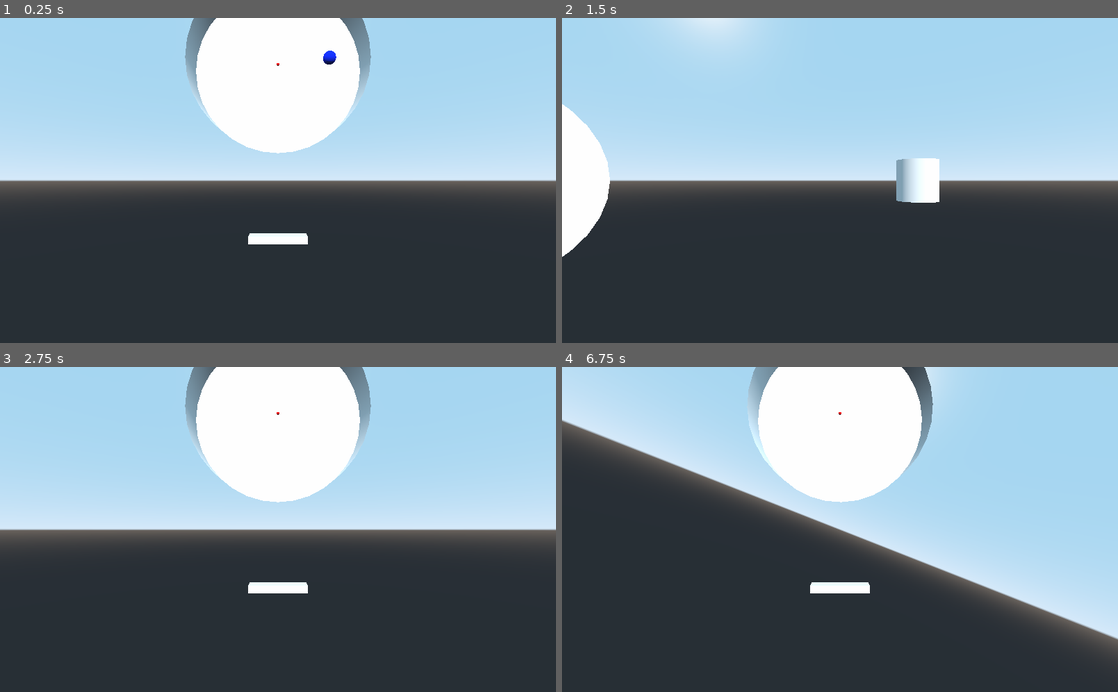
Above: before the commit, frames 1-4 (two rows, left to right).
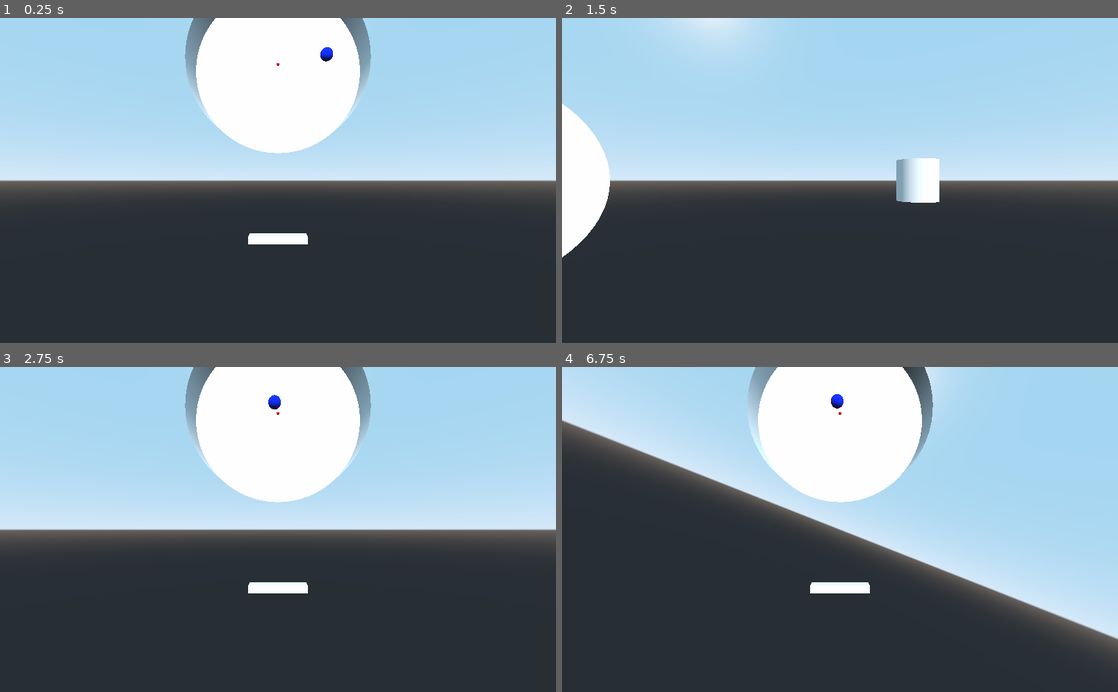
Above: after the commit, the same moments.

Repository: teratron/treaker
Game: Godot game, scene res://src/main.tscn
Two runs of this game, one before a commit and one after it. Both use one fixed random seed, a clock stepped at 60 frames per second and the inputs below.
Inputs (mouse positions are in pixels of both pictures, inside the frame that each line leads up to):
- Up to frame 1 (0.25 s): no input
- Up to frame 2 (1.5 s): tap Enter at 0.5 s; move the mouse to (867, 180) at 0.52 s; hold W (move_forward) from 0.53 s (still down); tap C at 0.6, 1.35 s; move the mouse to (812, 180) at 1.27 s
- Up to frame 3 (2.75 s): keep holding W (move_forward); tap Space (move_up) at 2 s; move the mouse to (289, 523) at 2.02 s; tap C at 2.1 s
- Up to frame 4 (6.75 s): move the mouse to (834, 536) at 2.77 s; tap C every 0.75 s from 2.85 to 6.6 s; tap Enter at 3.5, 5 s; move the mouse to (878, 532) at 3.52 s; tap Space (move_up) at 4.25, 5.75 s; move the mouse to (795, 526) at 4.27 s; move the mouse to (845, 529) at 5.02 s; move the mouse to (817, 523) at 5.77 s; release W (move_forward) at 5.78 s; hold D (move_right) 5.78-6.53 s; move the mouse to (867, 529) at 6.52 s; hold W (move_forward) from 6.53 s (still down)

The runs differ from the first frame. In frame 1, 0.2% of the frame differs, in the area x 33-67%, y 0-42%; in frame 2, less than 0.1%; in frame 3, 0.1%; in frame 4, 0.1%.

Commit message:
Add Area Node

Diff:
--- a/app/project.godot
+++ b/app/project.godot
@@ -51,7 +51,7 @@
 [application]
 
 config/name="Treaker"
-run/main_scene="res://src/main.tscn"
+run/main_scene="res://src/Main.tscn"
 config/icon="res://assets/icon.png"
 
 [autoload]
--- a/app/src/player/Ball.tscn
+++ b/app/src/player/Ball.tscn
@@ -12,6 +12,10 @@
 height = 0.8
 
 [node name="Ball" type="RigidBody"]
+mode = 2
+contacts_reported = 1
+contact_monitor = true
+can_sleep = false
 
 [node name="CollisionShape" type="CollisionShape" parent="."]
 shape = SubResource( 1 )
--- /dev/null
+++ b/app/src/player/Boundary.tscn
@@ -0,0 +1,35 @@
+[gd_scene load_steps=5 format=2]
+
+[sub_resource type="PhysicsMaterial" id=4]
+
+[sub_resource type="CylinderMesh" id=5]
+flip_faces = true
+top_radius = 6.0
+bottom_radius = 6.0
+
+[sub_resource type="CylinderShape" id=3]
+radius = 6.0
+
+[sub_resource type="CylinderShape" id=6]
+radius = 3.0
+
+[node name="Boundary" type="StaticBody"]
+physics_material_override = SubResource( 4 )
+
+[node name="MeshInstance" type="MeshInstance" parent="."]
+transform = Transform( 1, 0, 0, 0, -4.37114e-08, -1, 0, 1, -4.37114e-08, 0, 0, 0 )
+mesh = SubResource( 5 )
+material/0 = null
+
+[node name="CollisionShape" type="CollisionShape" parent="."]
+transform = Transform( 1, 0, 0, 0, 0, -1, 0, 1, 0, 0, 0, 0 )
+shape = SubResource( 3 )
+
+[node name="Area" type="Area" parent="."]
+space_override = 3
+gravity_point = true
+gravity_vec = Vector3( 0, 0, 0 )
+
+[node name="CollisionShape" type="CollisionShape" parent="Area"]
+transform = Transform( 1, 0, 0, 0, -4.37114e-08, -1, 0, 1, -4.37114e-08, 0, 0, 0 )
+shape = SubResource( 6 )
--- a/app/src/player/Player.tscn
+++ b/app/src/player/Player.tscn
@@ -3,6 +3,7 @@
 [ext_resource path="res://src/player/Player.gd" type="Script" id=1]
 [ext_resource path="res://src/player/Paddle.tscn" type="PackedScene" id=2]
 [ext_resource path="res://src/player/Ball.tscn" type="PackedScene" id=3]
+[ext_resource path="res://src/player/Boundary.tscn" type="PackedScene" id=4]
 
 [sub_resource type="SpatialMaterial" id=2]
 albedo_color = Color( 1, 0, 0, 1 )
@@ -13,9 +14,6 @@
 height = 0.2
 radial_segments = 8
 rings = 8
-
-[sub_resource type="CylinderShape" id=3]
-radius = 6.0
 
 [node name="Player" type="Spatial"]
 script = ExtResource( 1 )
@@ -36,15 +34,4 @@
 mesh = SubResource( 1 )
 material/0 = null
 
-[node name="Boundary" type="StaticBody" parent="."]
-
-[node name="CollisionShape" type="CollisionShape" parent="Boundary"]
-transform = Transform( 1, 0, 0, 0, 0, -1, 0, 1, 0, 0, 0, 0 )
-shape = SubResource( 3 )
-
-[node name="MeshInstance" type="CSGCylinder" parent="Boundary"]
-transform = Transform( 1, 0, 0, 0, -4.37114e-08, -1, 0, 1, -4.37114e-08, 0, 0, 0 )
-invert_faces = true
-radius = 6.0
-height = 2.0
-sides = 32
+[node name="Boundary" parent="." instance=ExtResource( 4 )]
Not shown, added: docs/README.md
